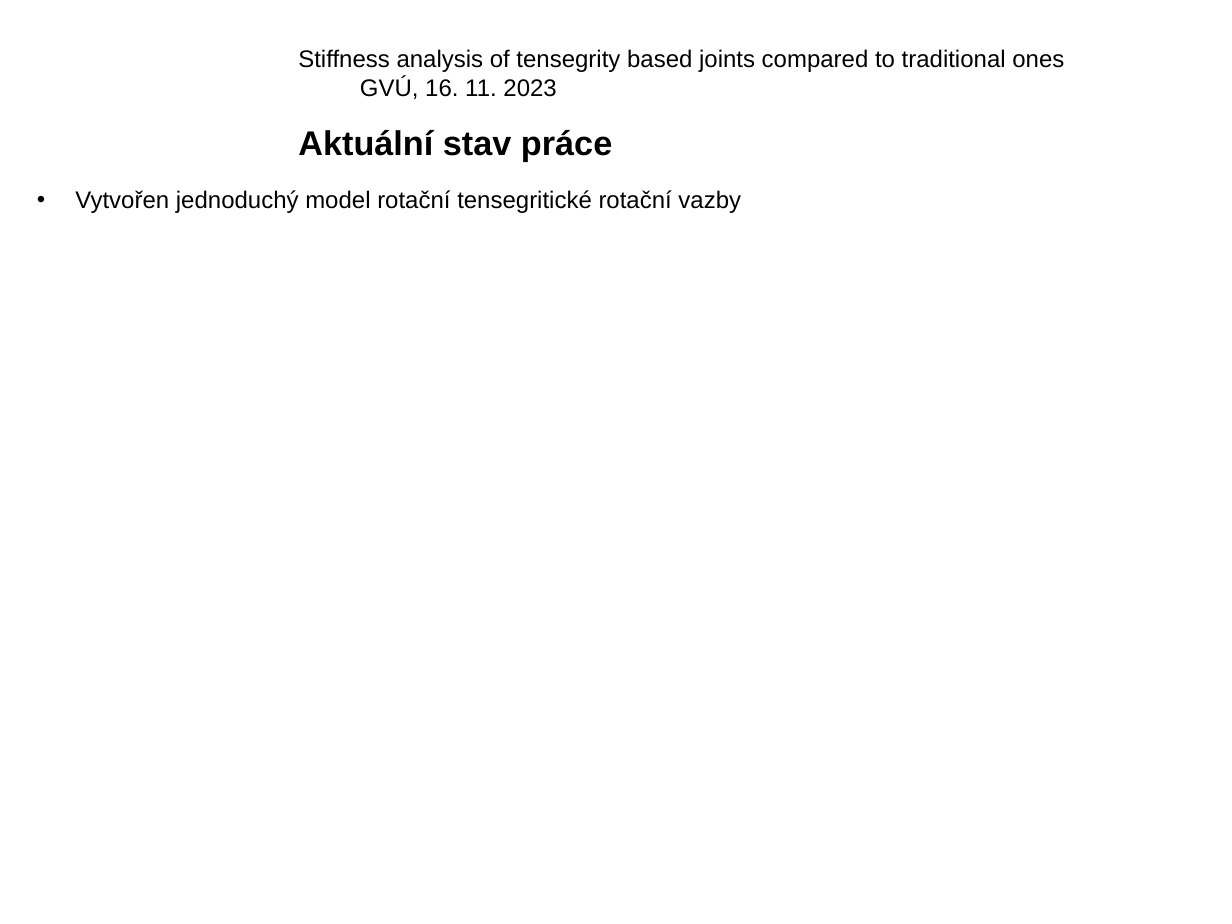
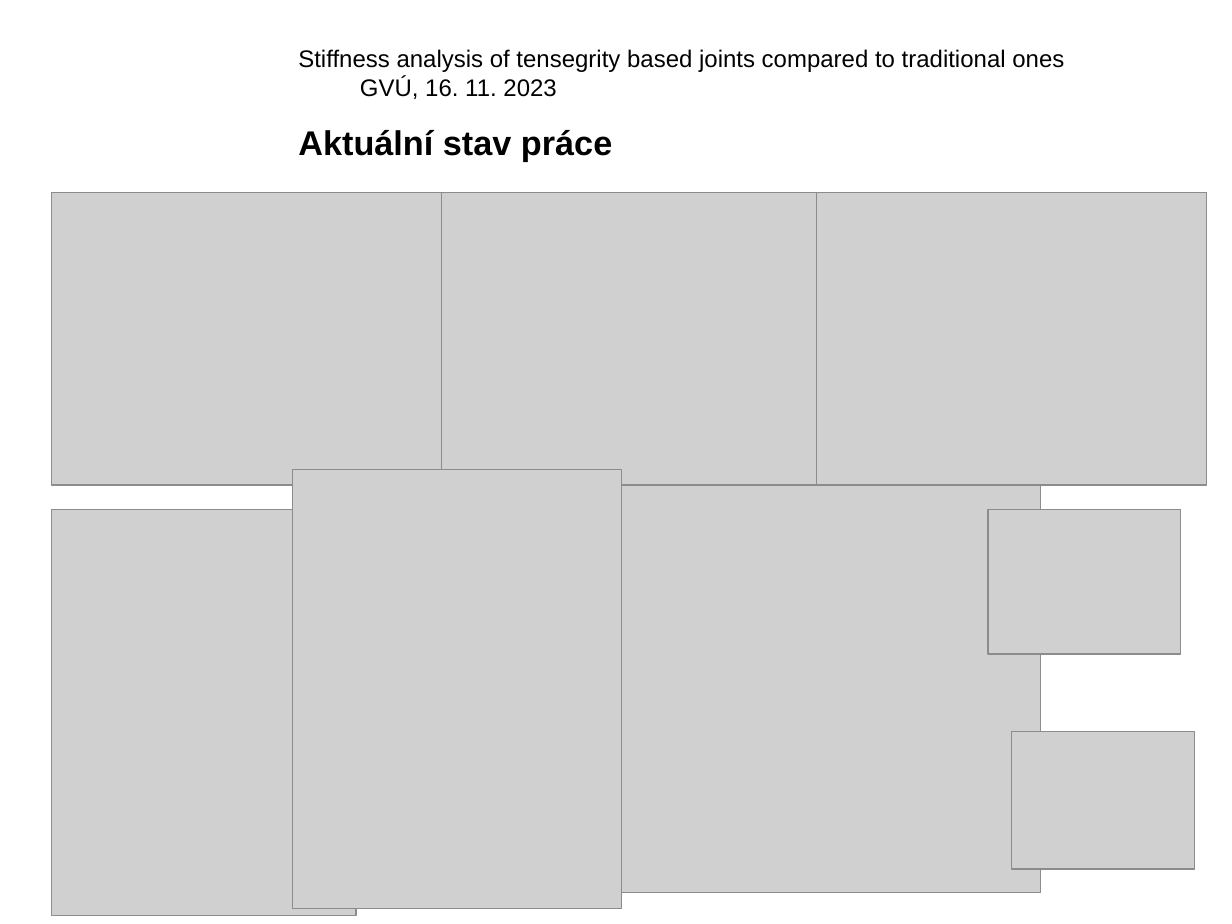
Before and after one commit to janzavrel/Tensegrity_Based_Joionts, a slide deck: slide 4 of _kontroly_GVU/2023_11_16/Zavrel_GVU_2023_11_16.pptx (slide 3 before the commit). Drawn at 1232x924 pixels with LibreOffice and Linux fonts; fonts in the diff are those of the drawing; grey boxes stand for pictures; background and template pictures are left out. Boxes give left, top, right and bottom in pixels: in the first picture for what was removed or moved away, otherwise in the second. Text is boxed around its words. In the diff, an @@ line names an element or a change of style, - is before the commit and + after.

Commit message:
Top part with pulley modelled

```diff
--- a/_kontroly_GVU/2023_11_16/Zavrel_GVU_2023_11_16.pptx
+++ b/_kontroly_GVU/2023_11_16/Zavrel_GVU_2023_11_16.pptx
@@ picture added at box(52, 192, 442, 484) @@
@@ text removed at box(75, 190, 741, 213) @@
-• Vytvořen jednoduchý model rotační tensegritické rotační vazby
@@ picture added at box(441, 192, 832, 484) @@
@@ picture added at box(817, 192, 1207, 484) @@
@@ picture added at box(292, 469, 621, 908) @@
@@ picture added at box(498, 485, 1041, 893) @@
@@ picture added at box(52, 510, 356, 917) @@
@@ picture added at box(988, 510, 1180, 654) @@
@@ picture added at box(1011, 732, 1195, 870) @@
```
Also in this commit, not shown: 1 other slide changed, 1 slide added, 56 other files.
